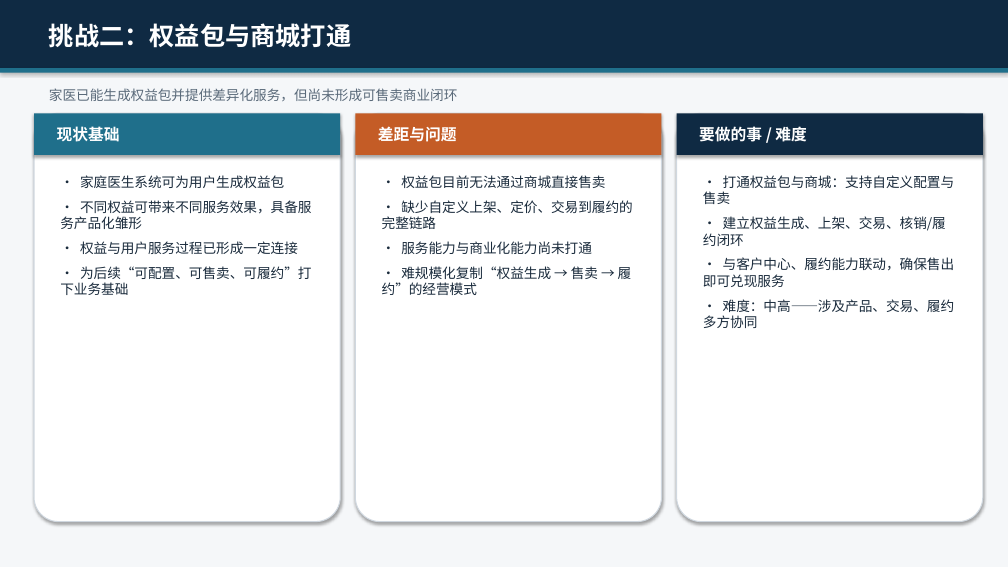
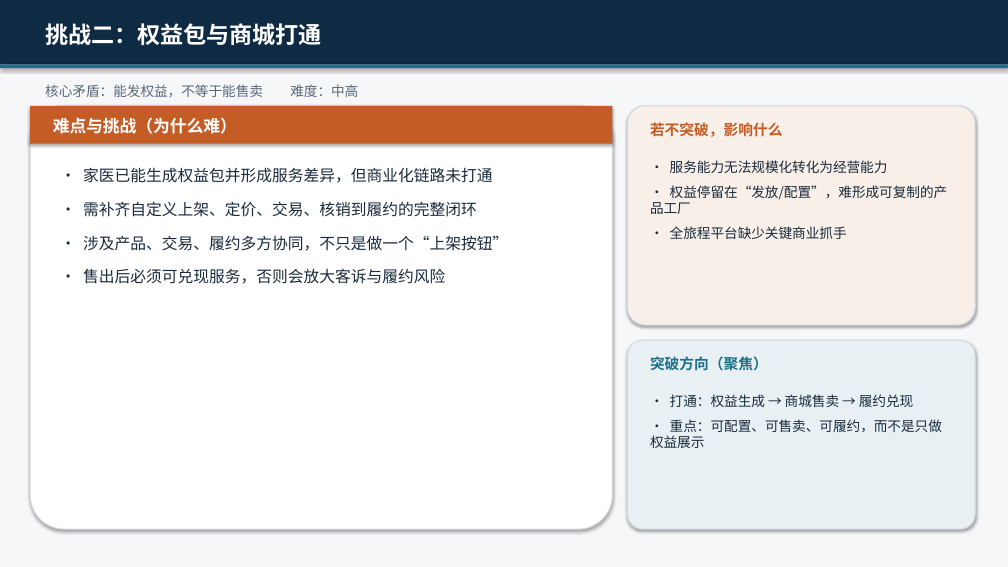
Before and after one commit to geihei/carWebSite, a slide deck: slide 3 of deliverables/互联网医疗_业务能力与关键改造汇报.pptx (slide 5 before the commit). Drawn at 1008x567 pixels with LibreOffice and Linux fonts; fonts in the diff are those of the drawing. Boxes give left, top, right and bottom in pixels: in the first picture for what was removed or moved away, otherwise in the second. Text is boxed around its words. In the diff, an @@ line names an element or a change of style, - is before the commit and + after.

```diff
--- a/deliverables/互联网医疗_业务能力与关键改造汇报.pptx
+++ b/deliverables/互联网医疗_业务能力与关键改造汇报.pptx
@@ rectangle: place and size @@
-rectangle at bbox=[0, 0, 1008, 68]
+rectangle at bbox=[0, 0, 1008, 64]
@@ text "挑战二：权益包与商城打通" at bbox=[45, 23, 322, 45]: size 24 to 22 pt @@
@@ rectangle: place and size @@
-rectangle at bbox=[0, 68, 1008, 73]
+rectangle at bbox=[0, 64, 1008, 68]
@@ text at bbox=[45, 84, 358, 97]: text changed @@
-家医已能生成权益包并提供差异化服务，但尚未形成可售卖商业闭环
+核心矛盾：能发权益，不等于能售卖 难度：中高
@@ rounded rectangle: place and size @@
-rounded rectangle at bbox=[34, 113, 340, 522]
+rounded rectangle at bbox=[30, 106, 613, 529]
@@ rectangle: place and size @@
-rectangle at bbox=[34, 113, 340, 155]
+rectangle at bbox=[30, 106, 613, 144]
@@ rectangle at bbox=[30, 106, 613, 144]: fill #1F6F8B to #C45C26 @@
@@ text at bbox=[53, 117, 237, 134]: text changed; size 15 to 16 pt @@
-现状基础
+难点与挑战（为什么难）
@@ rectangle removed at bbox=[355, 113, 662, 155] @@
@@ rounded rectangle: place and size @@
-rounded rectangle at bbox=[355, 113, 662, 522]
+rounded rectangle at bbox=[628, 106, 975, 325]
@@ rounded rectangle at bbox=[628, 106, 975, 325]: fill #FFFFFF to #F8EFE8 @@
@@ rounded rectangle removed at bbox=[677, 113, 983, 522] @@
@@ rectangle removed at bbox=[677, 113, 983, 155] @@
@@ text removed at bbox=[378, 126, 457, 142] @@
-差距与问题
@@ text added at bbox=[650, 122, 783, 137], 14 pt, text #C45C26, bold @@
+若不突破，影响什么
@@ text removed at bbox=[699, 124, 806, 145] @@
-要做的事 / 难度
@@ text at bbox=[83, 167, 508, 284]: text changed; size 13 to 15 pt @@
-• 家庭医生系统可为用户生成权益包
-• 不同权益可带来不同服务效果，具备服务产品化雏形
-• 权益与用户服务过程已形成一定连接
-• 为后续“可配置、可售卖、可履约”打下业务基础
+• 家医已能生成权益包并形成服务差异，但商业化链路未打通
+• 需补齐自定义上架、定价、交易、核销到履约的完整闭环
+• 涉及产品、交易、履约多方协同，不只是做一个“上架按钮”
+• 售出后必须可兑现服务，否则会放大客诉与履约风险
@@ text removed at bbox=[382, 175, 632, 295] @@
-• 权益包目前无法通过商城直接售卖
-• 缺少自定义上架、定价、交易到履约的完整链路
-• 服务能力与商业化能力尚未打通
-• 难规模化复制“权益生成 → 售卖 → 履约”的经营模式
@@ text added at bbox=[650, 160, 948, 239], 13 pt, text #1A2B3C @@
+• 服务能力无法规模化转化为经营能力
+• 权益停留在“发放/配置”，难形成可复制的产品工厂
+• 全旅程平台缺少关键商业抓手
@@ text removed at bbox=[703, 175, 955, 328] @@
-• 打通权益包与商城：支持自定义配置与售卖
-• 建立权益生成、上架、交易、核销/履约闭环
-• 与客户中心、履约能力联动，确保售出即可兑现服务
-• 难度：中高——涉及产品、交易、履约多方协同
@@ rounded rectangle added at bbox=[628, 340, 975, 529], fill #E8F0F4, outline #D0D8E0 1 pt @@
@@ text added at bbox=[650, 356, 768, 371], 14 pt, text #1F6F8B, bold @@
+突破方向（聚焦）
@@ text added at bbox=[650, 394, 942, 448], 13 pt, text #1A2B3C @@
+• 打通：权益生成 → 商城售卖 → 履约兑现
+• 重点：可配置、可售卖、可履约，而不是只做权益展示
```
Also in this commit, not shown: 2 other slides changed, 4 slides added, 6 slides removed.
